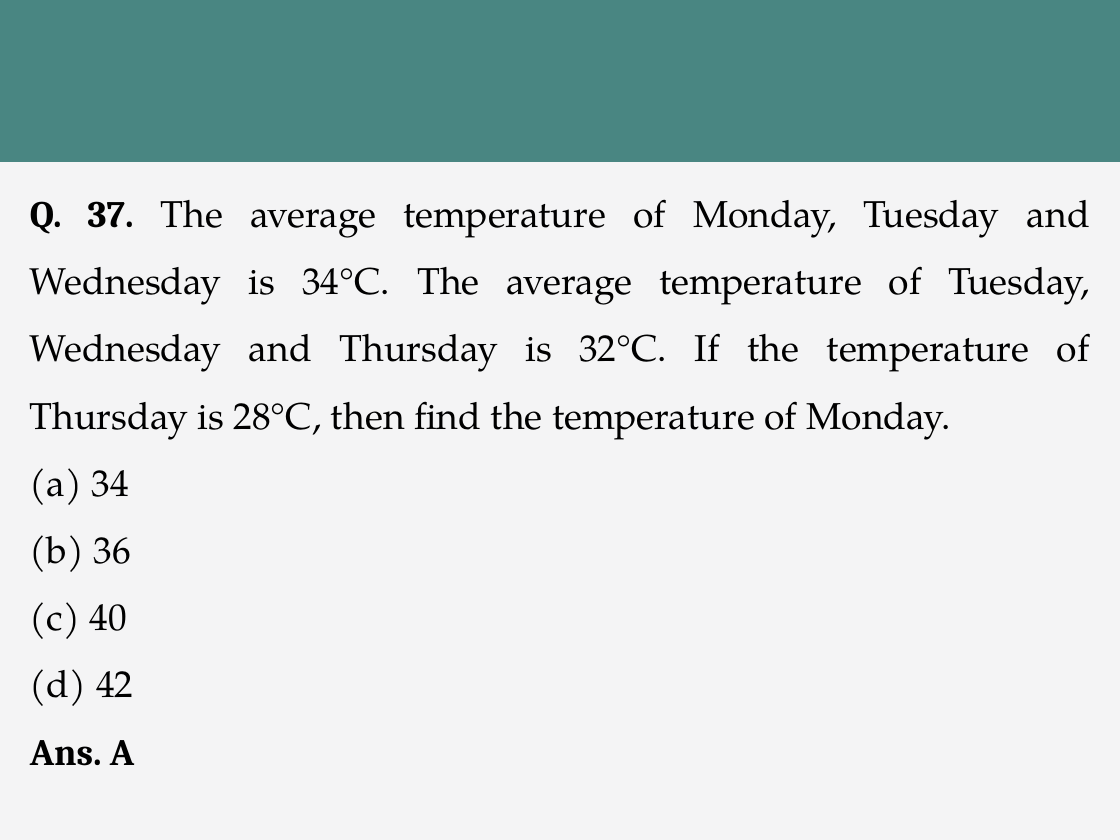
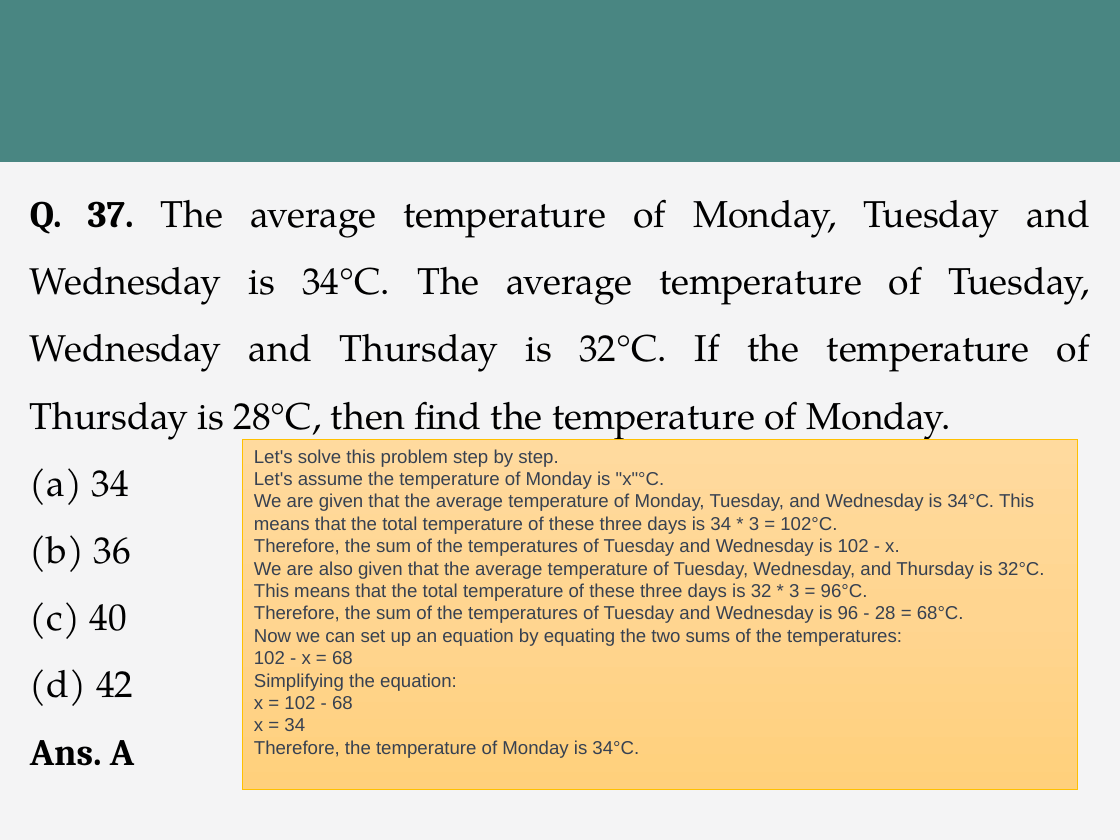
Before and after one commit to mtarique/mca-lpu, a slide deck: slide 51 of sem-1/EPEA515/live-class-ppt/UNIT-02-Average.pptx. Drawn at 1120x840 pixels with LibreOffice and Linux fonts; fonts in the diff are those of the drawing. Boxes give left, top, right and bottom in pixels: in the first picture for what was removed or moved away, otherwise in the second. Text is boxed around its words. In the diff, an @@ line names an element or a change of style, - is before the commit and + after.

```diff
--- a/sem-1/EPEA515/live-class-ppt/UNIT-02-Average.pptx
+++ b/sem-1/EPEA515/live-class-ppt/UNIT-02-Average.pptx
@@ rectangle added at <box>243,439,1077,790</box>, fill gradient #FFDB9E to #FFD590 to #FFD07C, outline #FFC000 0.5 pt, 12 pt, text #374151 @@
+Let's solve this problem step by step.
+Let's assume the temperature of Monday is "x"°C.
+We are given that the average temperature of Monday, Tuesday, and Wednesday is 34°C. This means that the total temperature of these three days is 34 * 3 = 102°C.
+Therefore, the sum of the temperatures of Tuesday and Wednesday is 102 - x.
+We are also given that the average temperature of Tuesday, Wednesday, and Thursday is 32°C. This means that the total temperature of these three days is 32 * 3 = 96°C.
+Therefore, the sum of the temperatures of Tuesday and Wednesday is 96 - 28 = 68°C.
+Now we can set up an equation by equating the two sums of the temperatures:
+102 - x = 68
+Simplifying the equation:
+x = 102 - 68
+x = 34
+Therefore, the temperature of Monday is 34°C.
```
Also in this commit, not shown: 14 other slides changed, 4 other files.
